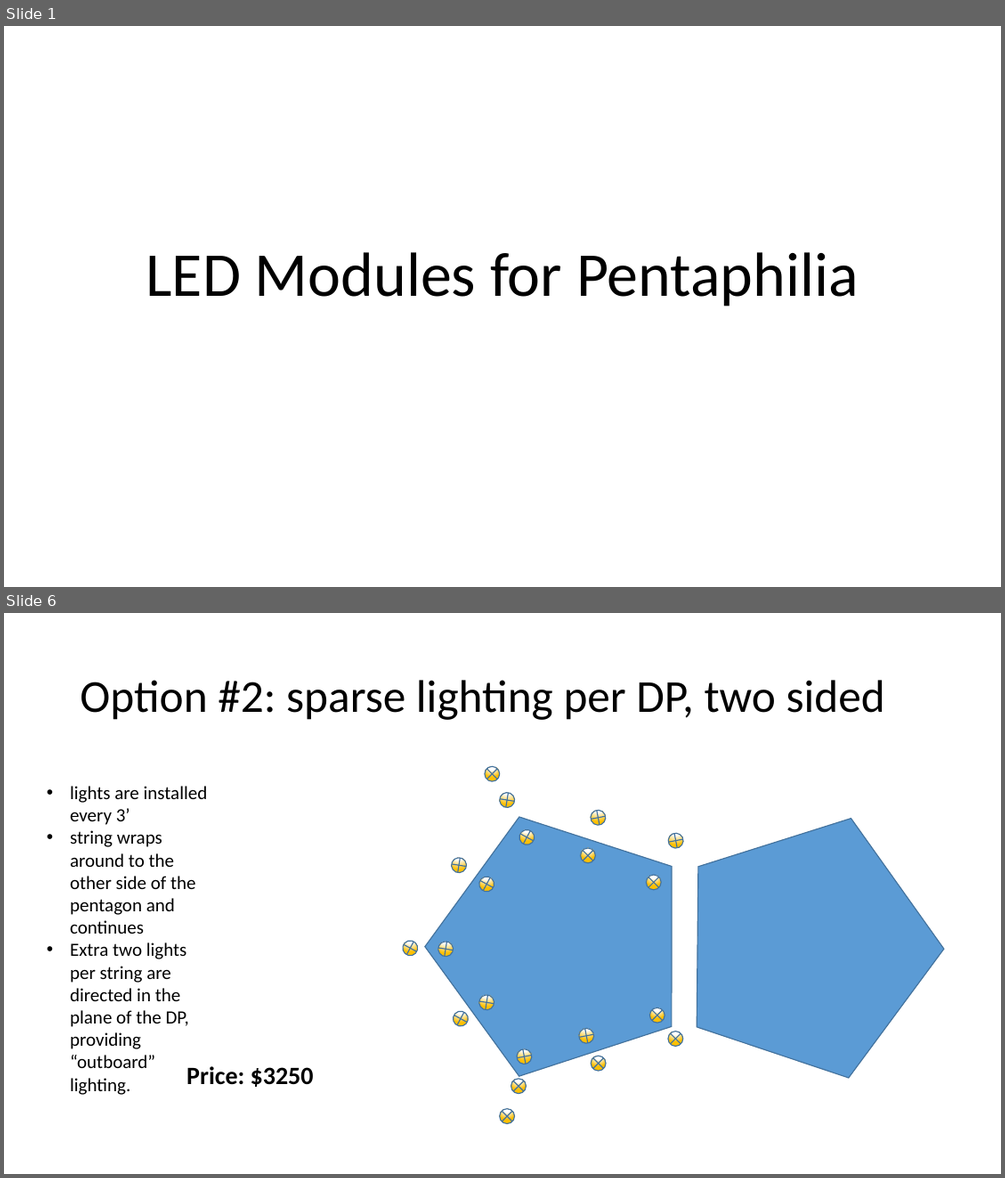
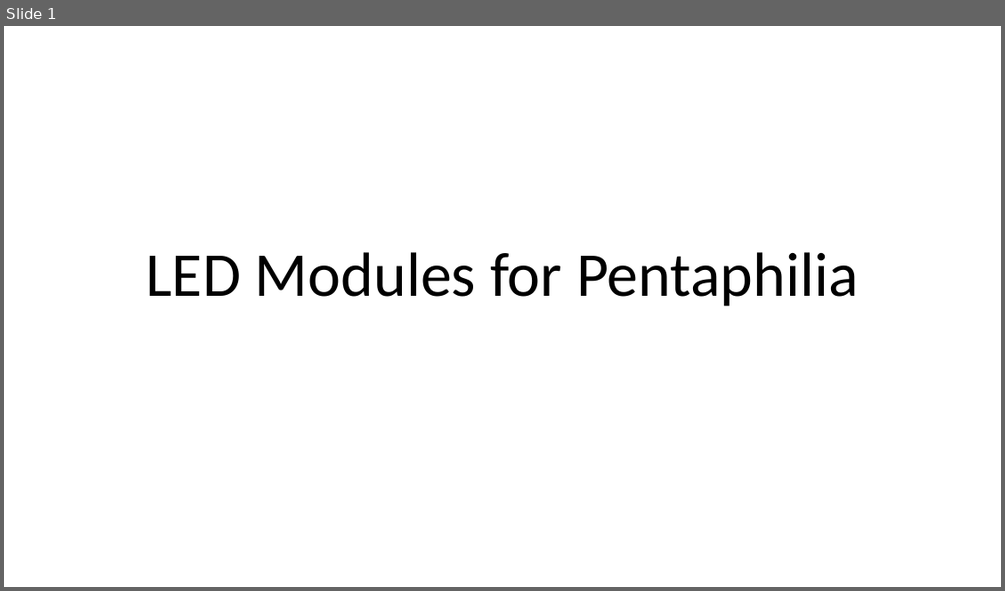
Before and after one commit to the-magister/pentaphilia, a slide deck: LED Modules for Pentaphilia.pptx. Shown one above the other, each under a label of ours: slides 1 and 6 before the commit, slide 1 after it; the slides between them are not shown. The pictures are 1005x1178 and 1005x591 pixels, drawn with LibreOffice and Linux fonts; fonts in the diff are those of the drawing. Boxes give left, top, right and bottom in pixels: in the first picture for what was removed or moved away, otherwise in the second. Text is boxed around its words. In the diff, an @@ line names an element or a change of style, - is before the commit and + after.

Commit message:
post lighting test 20 Mar 2017

```diff
--- a/LED Modules for Pentaphilia.pptx
+++ b/LED Modules for Pentaphilia.pptx
@@ slide 6 removed at <box>4,613,1001,1174</box>, background #FFFFFF @@
@@ title removed at <box>80,680,885,720</box> @@
-Option #2: sparse lighting per DP, two sided
@@ pentagon removed at <box>396,762,747,1116</box> @@
@@ flow chart summing junction removed at <box>485,766,500,781</box> @@
@@ text removed at <box>70,786,208,1094</box> @@
-• lights are installed every 3’
-• string wraps around to the other side of the pentagon and continues
-• Extra two lights per string are directed in the plane of the DP, providing “outboard” lighting.
@@ flow chart summing junction removed at <box>497,789,518,811</box> @@
@@ pentagon removed at <box>650,778,973,1094</box> @@
@@ flow chart summing junction removed at <box>588,808,609,828</box> @@
@@ flow chart summing junction removed at <box>518,828,536,847</box> @@
@@ flow chart summing junction removed at <box>581,848,596,863</box> @@
@@ flow chart summing junction removed at <box>665,830,686,851</box> @@
@@ flow chart summing junction removed at <box>448,854,469,876</box> @@
@@ flow chart summing junction removed at <box>477,875,495,893</box> @@
@@ flow chart summing junction removed at <box>647,875,662,890</box> @@
@@ flow chart summing junction removed at <box>401,939,420,957</box> @@
@@ flow chart summing junction removed at <box>436,939,456,959</box> @@
@@ flow chart summing junction removed at <box>452,1009,470,1028</box> @@
@@ flow chart summing junction removed at <box>476,992,497,1013</box> @@
@@ flow chart summing junction removed at <box>650,1008,665,1022</box> @@
@@ flow chart summing junction removed at <box>576,1025,597,1046</box> @@
@@ flow chart summing junction removed at <box>668,1031,683,1046</box> @@
@@ text removed at <box>186,1066,314,1086</box> @@
-Price: $3250
@@ flow chart summing junction removed at <box>514,1046,534,1067</box> @@
@@ flow chart summing junction removed at <box>591,1055,606,1070</box> @@
@@ flow chart summing junction removed at <box>511,1078,526,1093</box> @@
@@ flow chart summing junction removed at <box>500,1109,515,1124</box> @@
```
Also in this commit, not shown: 5 slides added, 6 other slides removed, 3 other files.
